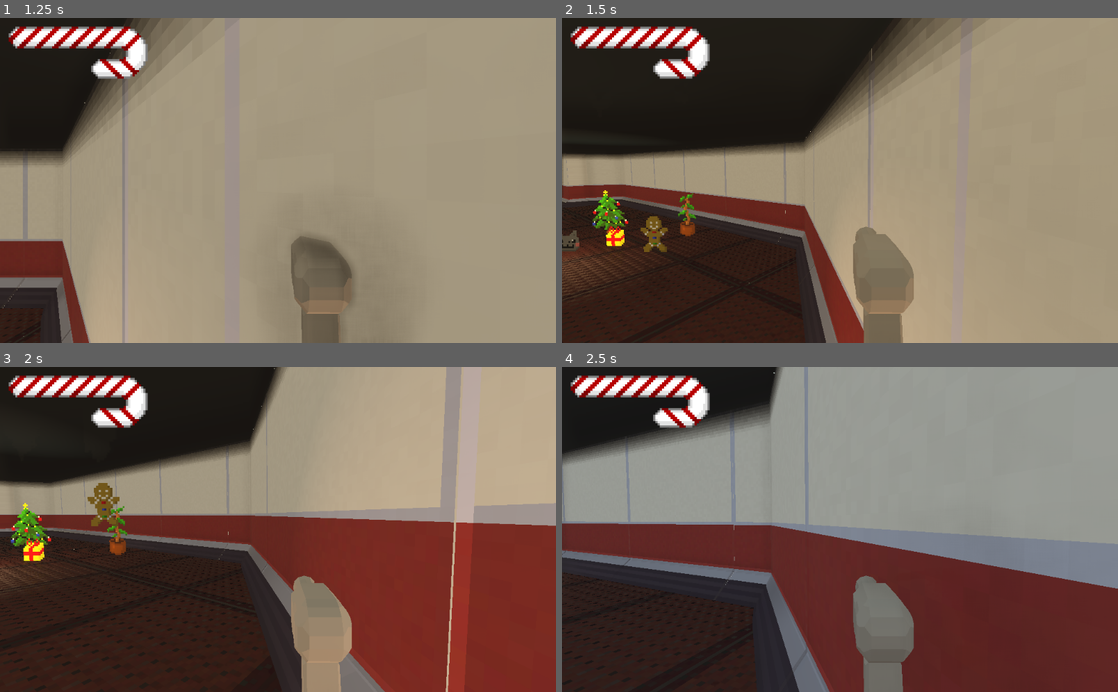
Above: before the commit, frames 1-4 (two rows, left to right).
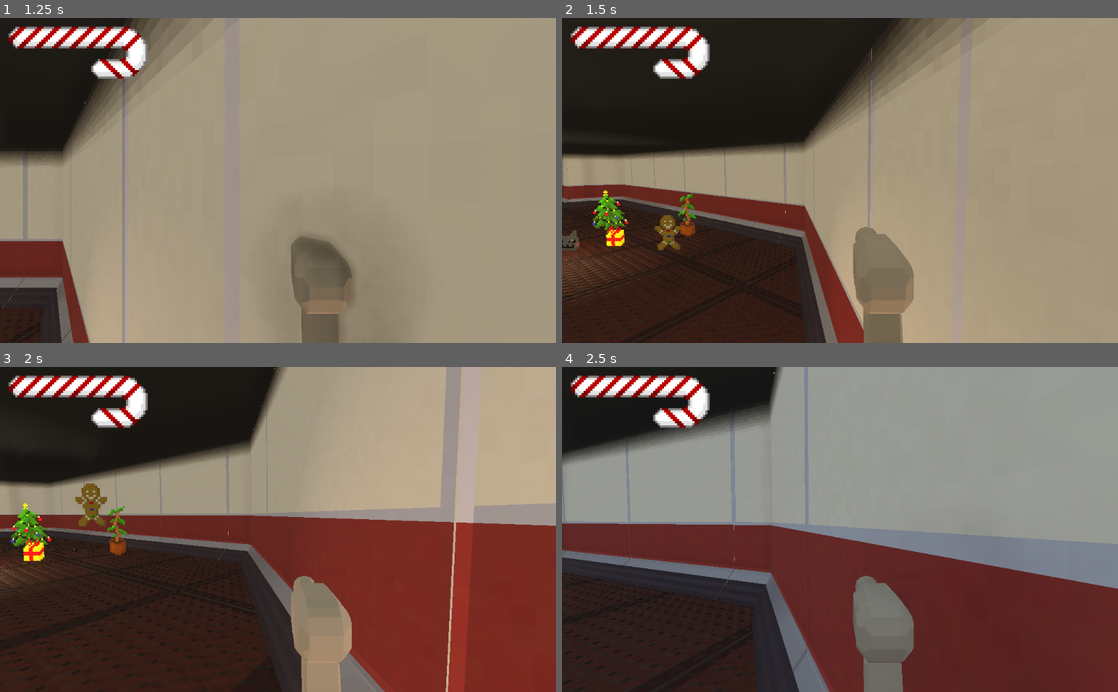
Above: after the commit, the same moments.

Repository: Naronco/JingleJam2020
Game: Godot game, scene res://main.tscn
Two runs of this game, one before a commit and one after it. Both use one fixed random seed, a clock stepped at 60 frames per second and the inputs below.
Inputs (mouse positions are in pixels of both pictures, inside the frame that each line leads up to):
- Up to frame 1 (1.25 s): tap Enter at 0.5 s; move the mouse to (400, 164) at 0.52 s; hold D (movement_right) from 0.53 s (still down); click (400, 164) at 0.67 s; tap Space (movement_jump) at 0.77 s
- Up to frame 2 (1.5 s): move the mouse to (812, 180) at 1.27 s; release D (movement_right) at 1.28 s; hold W (movement_forward) from 1.28 s (still down)
- Up to frame 3 (2 s): keep holding W (movement_forward); tap Space (movement_jump) at 1.52 s
- Up to frame 4 (2.5 s): keep holding W (movement_forward); move the mouse to (851, 523) at 2.02 s

Frame 1 is identical in both runs. In frame 2, 0.5% of the frame differs, in the area x 14-22%, y 60-73%; in frame 3, 0.6%, in the area x 13-22%, y 35-50%; in frame 4, nothing differs.

Commit message:
collapsable snowman, knock back gingerbread man

Diff:
--- /dev/null
+++ b/CollapsedSnowman.tscn
@@ -0,0 +1,70 @@
+[gd_scene load_steps=6 format=2]
+
+[ext_resource path="res://billboards.png" type="Texture" id=1]
+
+[sub_resource type="SpatialMaterial" id=1]
+params_billboard_mode = 2
+params_use_alpha_scissor = true
+params_alpha_scissor_threshold = 0.98
+albedo_texture = ExtResource( 1 )
+
+[sub_resource type="SphereShape" id=2]
+radius = 0.306382
+
+[sub_resource type="SphereShape" id=3]
+radius = 0.258268
+
+[sub_resource type="SphereShape" id=4]
+radius = 0.430944
+
+[node name="CollapsedSnowman" type="Spatial"]
+
+[node name="UpperBody" type="RigidBody" parent="."]
+transform = Transform( 1, 0, 0, 0, 1, 0, 0, 0, 1, 0, 0.189376, 0 )
+axis_lock_angular_x = true
+axis_lock_angular_y = true
+axis_lock_angular_z = true
+
+[node name="Sprite3D" type="Sprite3D" parent="UpperBody"]
+material_override = SubResource( 1 )
+pixel_size = 0.0625
+texture = ExtResource( 1 )
+region_enabled = true
+region_rect = Rect2( 32, 16, 16, 16 )
+
+[node name="CollisionShape" type="CollisionShape" parent="UpperBody"]
+transform = Transform( 1, 0.000610865, 0, -0.000610865, 1, 0, 0, 0, 1, 0, 0, 0 )
+shape = SubResource( 2 )
+
+[node name="Head" type="RigidBody" parent="."]
+transform = Transform( 1, 0, 0, 0, 1, 0, 0, 0, 1, 0, 0.756289, 0 )
+axis_lock_angular_x = true
+axis_lock_angular_y = true
+axis_lock_angular_z = true
+
+[node name="Sprite3D" type="Sprite3D" parent="Head"]
+material_override = SubResource( 1 )
+pixel_size = 0.0625
+texture = ExtResource( 1 )
+region_enabled = true
+region_rect = Rect2( 8, 16, 8, 8 )
+
+[node name="CollisionShape" type="CollisionShape" parent="Head"]
+shape = SubResource( 3 )
+
+[node name="LowerBody" type="RigidBody" parent="."]
+transform = Transform( 1, 0, 0, 0, 1, 0, 0, 0, 1, 0, -0.571029, 0 )
+axis_lock_angular_x = true
+axis_lock_angular_y = true
+axis_lock_angular_z = true
+
+[node name="Sprite3D" type="Sprite3D" parent="LowerBody"]
+material_override = SubResource( 1 )
+pixel_size = 0.0625
+texture = ExtResource( 1 )
+region_enabled = true
+region_rect = Rect2( 16, 16, 16, 16 )
+
+[node name="CollisionShape" type="CollisionShape" parent="LowerBody"]
+transform = Transform( 1, 0.000610865, 0, -0.000610865, 1, 0, 0, 0, 1, 0, 0, 0 )
+shape = SubResource( 4 )
--- a/GingerbreadMan.gd
+++ b/GingerbreadMan.gd
@@ -32,7 +32,7 @@
 
 	if lastWalkDirChangeTime >= newDirTime:
 		var angle = rng.randf_range(0, 2 * PI)
-		randomWalkDir = Vector3(cos(angle), 0, sin(angle)) * rng.randf_range(0.5, 2)
+		randomWalkDir = Vector3(cos(angle), 0, sin(angle)) * rng.randf_range(0.5, 2) * 2
 		lastWalkDirChangeTime = 0.0
 		newDirTime = rng.randf_range(0.5, 2.0)
 
@@ -42,7 +42,7 @@
 
 	# Assume randomWalkDir is parallel to gravity
 	velUp += gravityDir * gravityStrength * delta
-	velPlane = randomWalkDir
+	velPlane += randomWalkDir * delta - 2 * velPlane * delta
 	velocity = velUp + velPlane
 	velocity = move_and_slide(velocity, up)
 
--- a/Snowman.gd
+++ b/Snowman.gd
@@ -4,6 +4,8 @@
 export(bool) var walkingEnabled = false
 export(float) var walkingSpeedMin = 0.2
 export(float) var walkingSpeedMax = 1.0
+
+const COLLAPSE_TIME = 2.0
 
 var lastThrowTime = 0.0
 var throwCount = 0
@@ -17,13 +19,34 @@
 
 var velocity = Vector3()
 
+var collapsed = false
+var collapseTime = 0.0
+var collapsedSnowman = null
+
 const Snowball = preload("res://Snowball.tscn")
+const CollapsedSnowman = preload("res://CollapsedSnowman.tscn")
 
 func _ready():
 	rng.randomize()
 	lastThrowTime = rng.randf_range(-1, 0)
 
 func _physics_process(delta):
+	if collapsed:
+		collapseTime -= delta
+		if collapseTime <= 0:
+			remove_child(collapsedSnowman)
+			collapsedSnowman = null
+
+			collapseTime = 0
+			collapsed = false
+
+			$CollisionShape.disabled = false
+			$AnimatedSprite3D.visible = true
+
+			lastThrowTime = rng.randf_range(-2, -1)
+			lastWalkDirChangeTime = 0.0
+		return
+
 	lastThrowTime += delta
 	lastWalkDirChangeTime += delta
 
@@ -56,5 +79,26 @@
 		throwCount += 1
 		lastThrowTime = 0.0
 
+func collapse():
+	if collapsed:
+		return
+	collapsed = true
+	collapseTime = COLLAPSE_TIME
+
+	$CollisionShape.disabled = true
+	$AnimatedSprite3D.visible = false
+
+	collapsedSnowman = CollapsedSnowman.instance()
+
+	var headRandDir = Vector3(rng.randf_range(-1, 1), rng.randf_range(-0.5, 0.5), rng.randf_range(-1, 1)) * 3.0
+	var upperBodyRandDir = Vector3(rng.randf_range(-1, 1), rng.randf_range(-0.5, 0.5), rng.randf_range(-1, 1)) * 3.0
+	var lowerBodyRandDir = Vector3(rng.randf_range(-1, 1), rng.randf_range(-0.5, 0.5), rng.randf_range(-1, 1)) * 3.0
+
+	add_child(collapsedSnowman)
+
+	collapsedSnowman.get_node("Head").apply_central_impulse(headRandDir)
+	collapsedSnowman.get_node("UpperBody").apply_central_impulse(upperBodyRandDir)
+	collapsedSnowman.get_node("LowerBody").apply_central_impulse(lowerBodyRandDir)
+
 func set_player(p):
 	player = p
--- a/Snowman.tscn
+++ b/Snowman.tscn
@@ -52,5 +52,4 @@
 pixel_size = 0.0625
 billboard = 2
 frames = SubResource( 7 )
-frame = 1
 playing = true
Binary file changed: billboards.png
